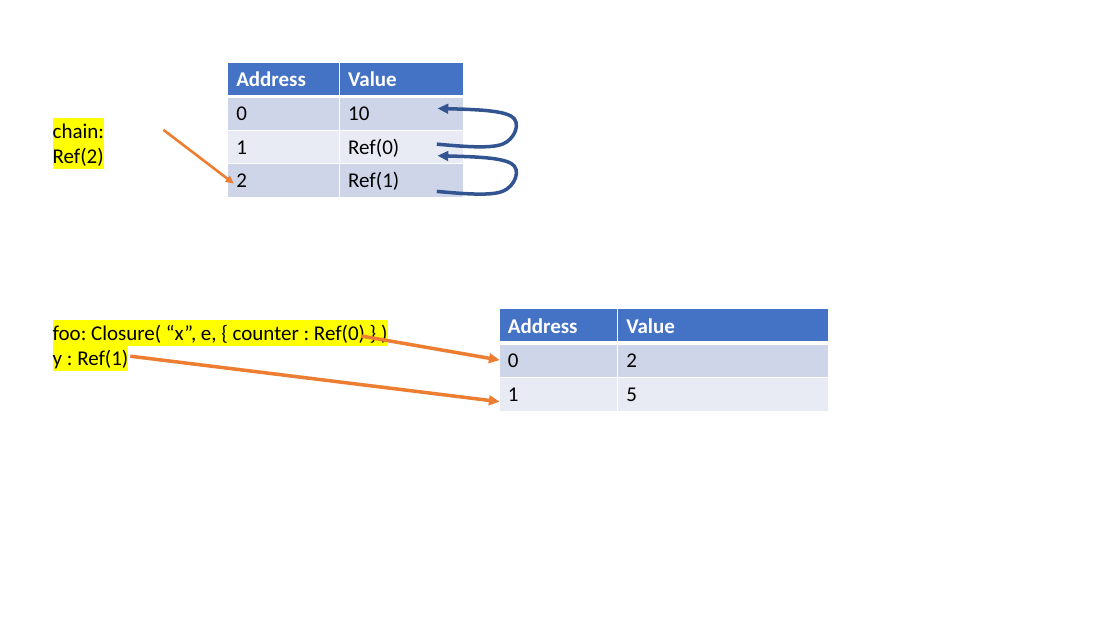
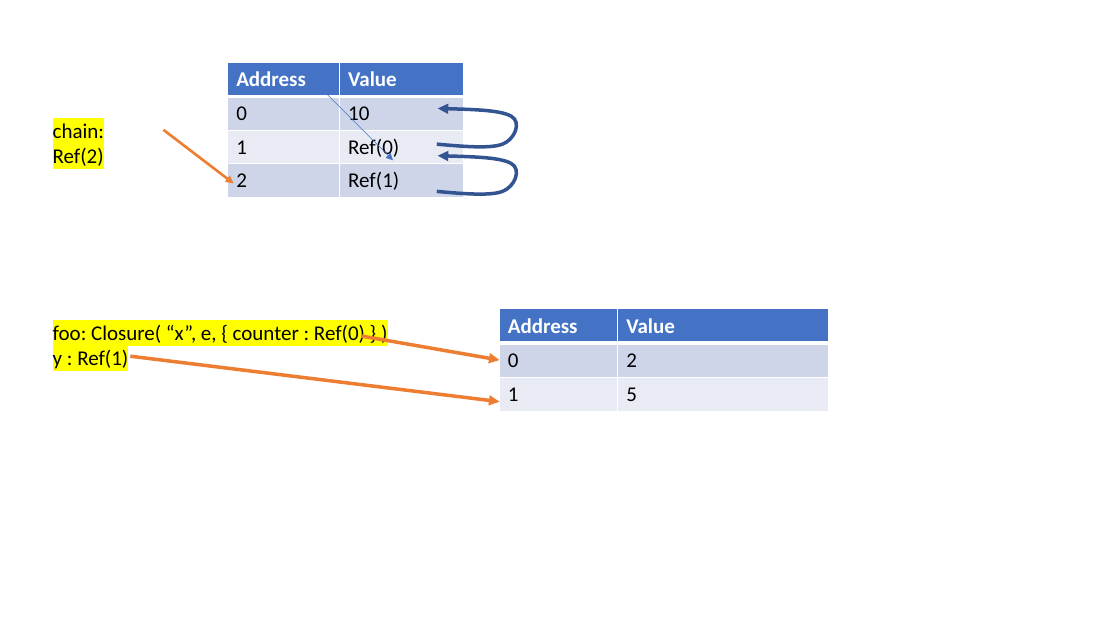
Before and after one commit to sriram0339/csci3155_notebooks, a slide deck: slide 1 of 8/figures/Presentation6.pptx. Drawn at 1120x630 pixels with LibreOffice and Linux fonts; fonts in the diff are those of the drawing. Boxes give left, top, right and bottom in pixels: in the first picture for what was removed or moved away, otherwise in the second. Text is boxed around its words. In the diff, an @@ line names an element or a change of style, - is before the commit and + after.

```diff
--- a/8/figures/Presentation6.pptx
+++ b/8/figures/Presentation6.pptx
@@ arrow added from (309, 76) to (393, 160), #4472C4 0.5 pt @@
```
Also in this commit, not shown: 1 slide added, 1 other file.
